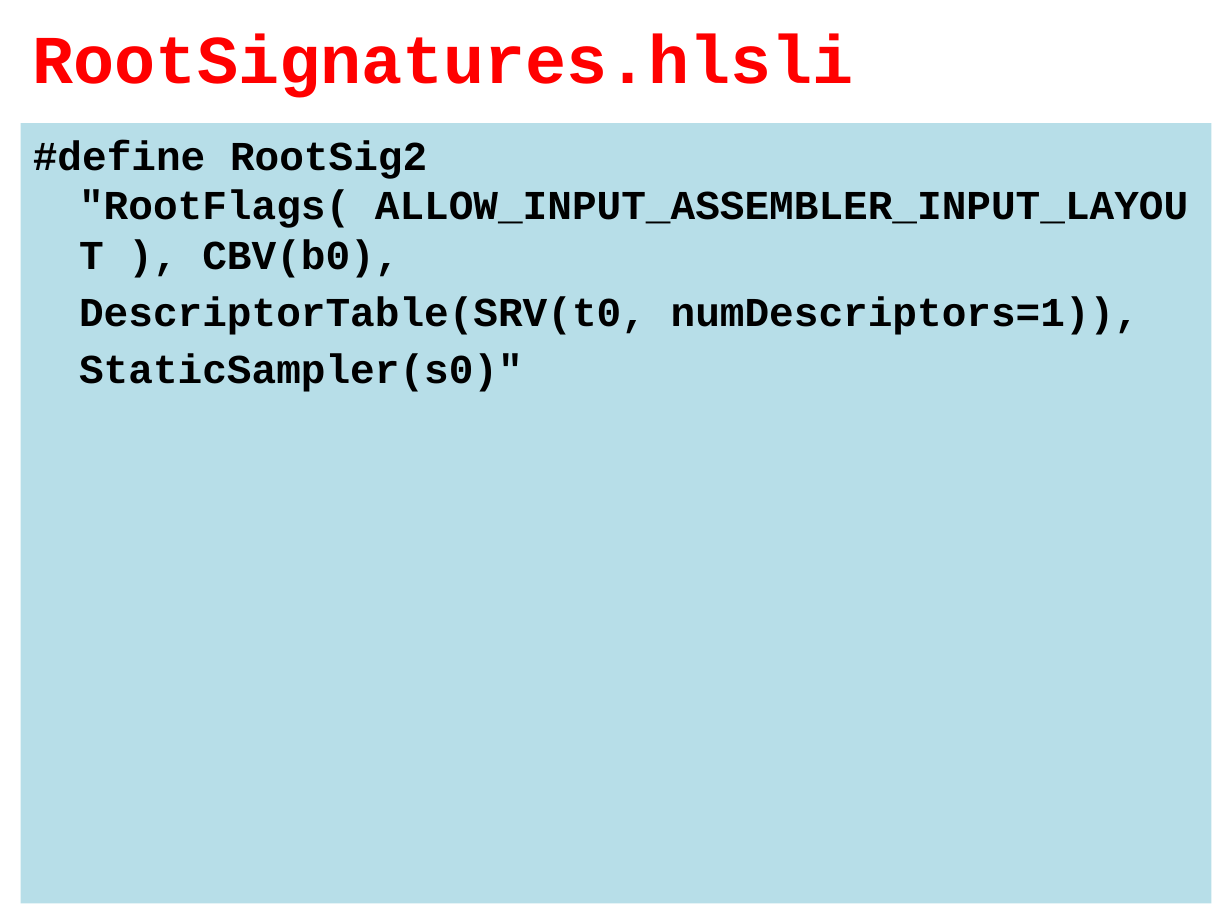
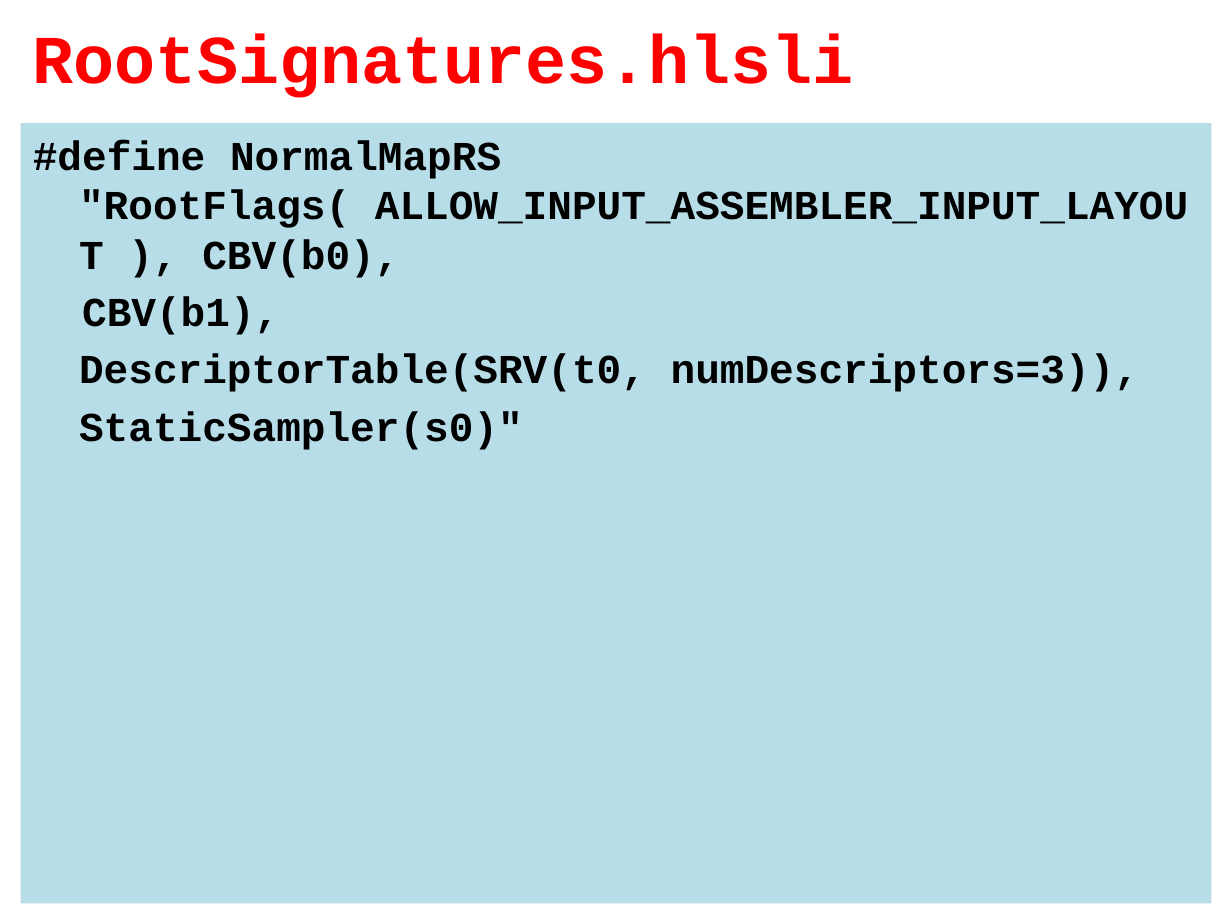
Before and after one commit to tyekx/dx12, a slide deck: slide 17 of Slides/ggl005-Bump.pptx (slide 19 before the commit). Drawn at 1232x924 pixels with LibreOffice and Linux fonts; fonts in the diff are those of the drawing; background and template pictures are left out. Boxes give left, top, right and bottom in pixels: in the first picture for what was removed or moved away, otherwise in the second. Text is boxed around its words. In the diff, an @@ line names an element or a change of style, - is before the commit and + after.

```diff
--- a/Slides/ggl005-Bump.pptx
+++ b/Slides/ggl005-Bump.pptx
@@ text at (x1=33, y1=140, x2=1188, y2=392): text changed @@
-#define RootSig2 "RootFlags( ALLOW_INPUT_ASSEMBLER_INPUT_LAYOUT ), CBV(b0),
-DescriptorTable(SRV(t0, numDescriptors=1)),
+#define NormalMapRS "RootFlags( ALLOW_INPUT_ASSEMBLER_INPUT_LAYOUT ), CBV(b0),
+CBV(b1),
+DescriptorTable(SRV(t0, numDescriptors=3)),
```
Also in this commit, not shown: 15 other slides changed, 15 slides added, 4 slides removed, 8 other files.
